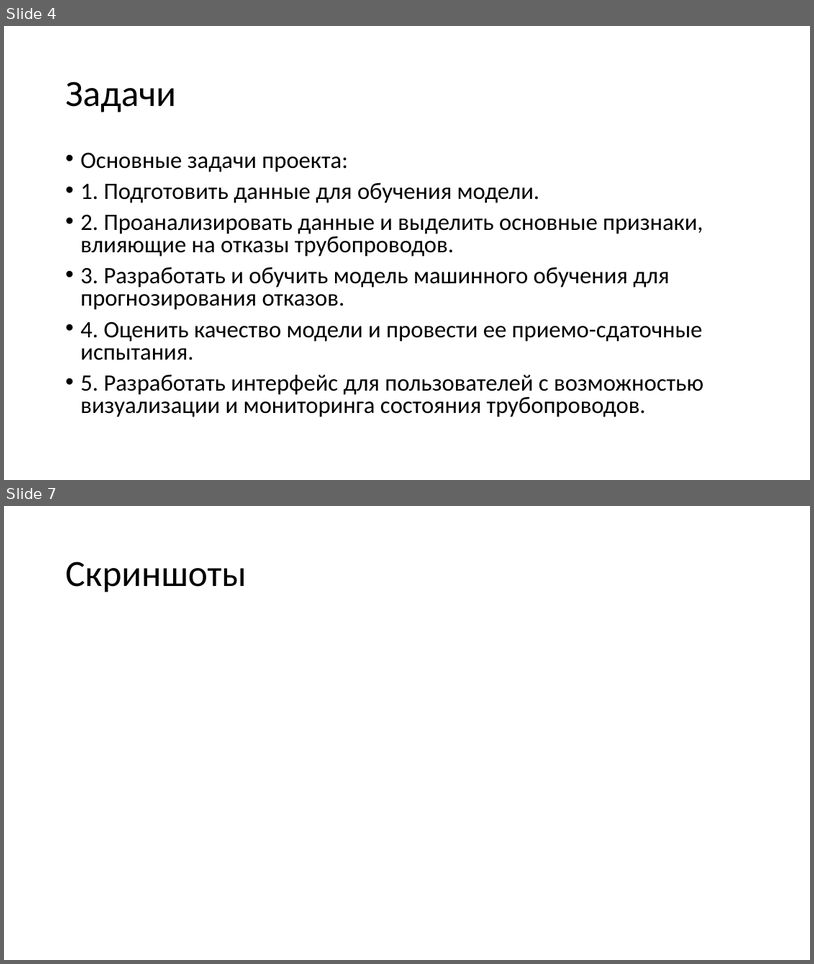
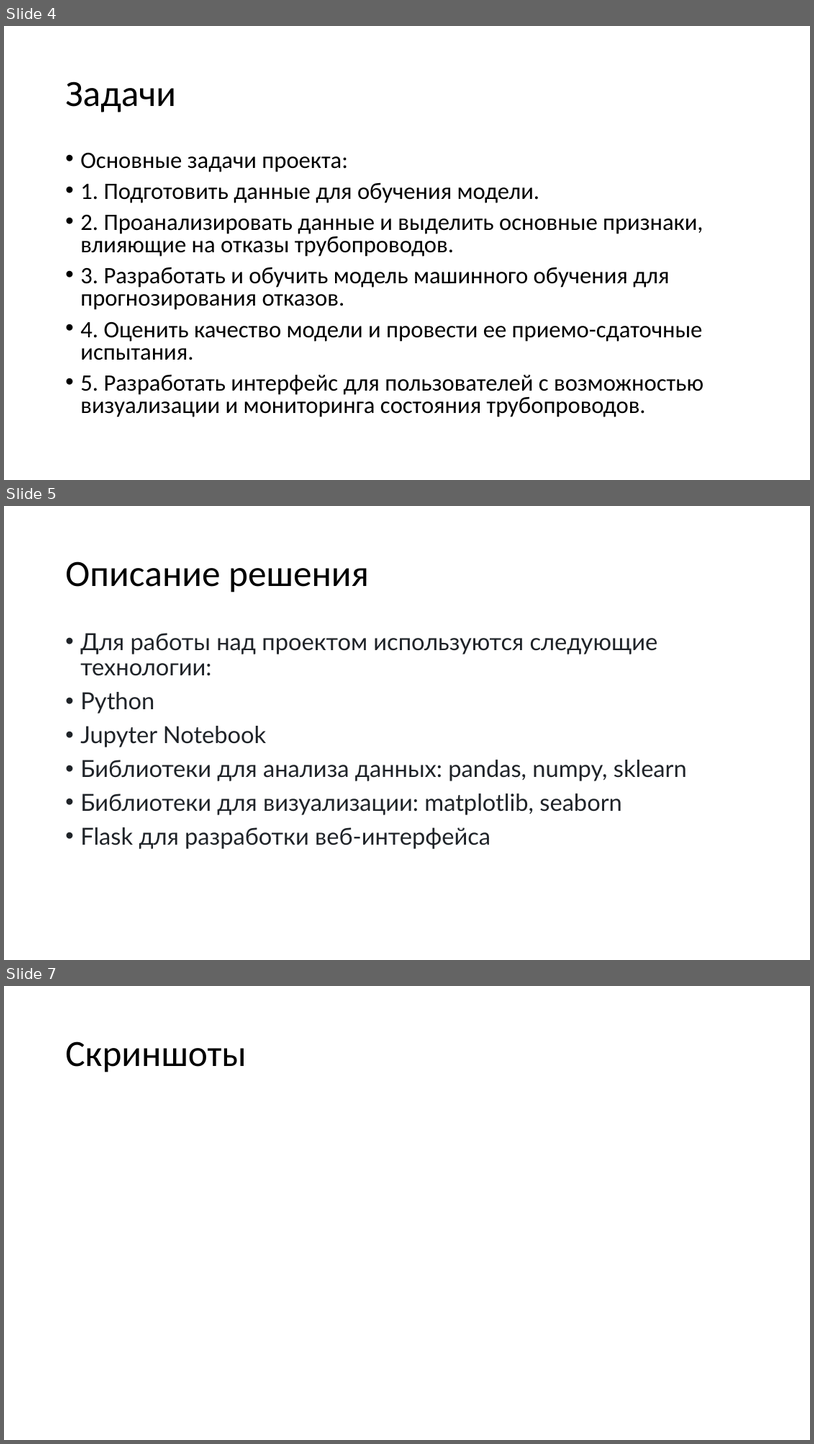
Before and after one commit to ark2016/NESTRO_CHALLENGE_2023, a slide deck: presentation/Greedy_algorithm.pptx. Shown one above the other, each under a label of ours: slides 4 and 7 before the commit, slides 4, 5 and 7 after it; the slides between them are not shown. The pictures are 814x964 and 814x1444 pixels, drawn with LibreOffice and Linux fonts; fonts in the diff are those of the drawing. Boxes give left, top, right and bottom in pixels: in the first picture for what was removed or moved away, otherwise in the second. Text is boxed around its words. In the diff, an @@ line names an element or a change of style, - is before the commit and + after.

```diff
--- a/presentation/Greedy_algorithm.pptx
+++ b/presentation/Greedy_algorithm.pptx
@@ slide 5 added at [4, 506, 810, 960], background #FFFFFF @@
@@ title added at [65, 561, 369, 592], 44 pt, text #000000 @@
+Описание решения
@@ text added at [80, 633, 687, 849], 28 pt, text #1F2328 @@
+• Для работы над проектом используются следующие технологии:
+• Python
+• Jupyter Notebook
+• Библиотеки для анализа данных: pandas, numpy, sklearn
+• Библиотеки для визуализации: matplotlib, seaborn
+• Flask для разработки веб-интерфейса
```
Also in this commit, not shown: 1 slide changed, 2 other slides added, 3 slides removed.
